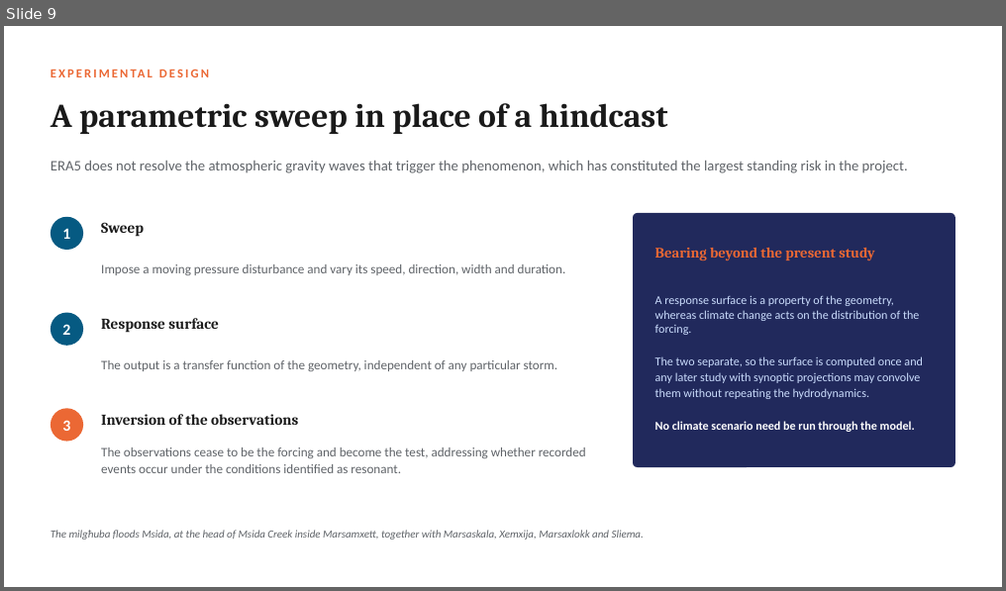
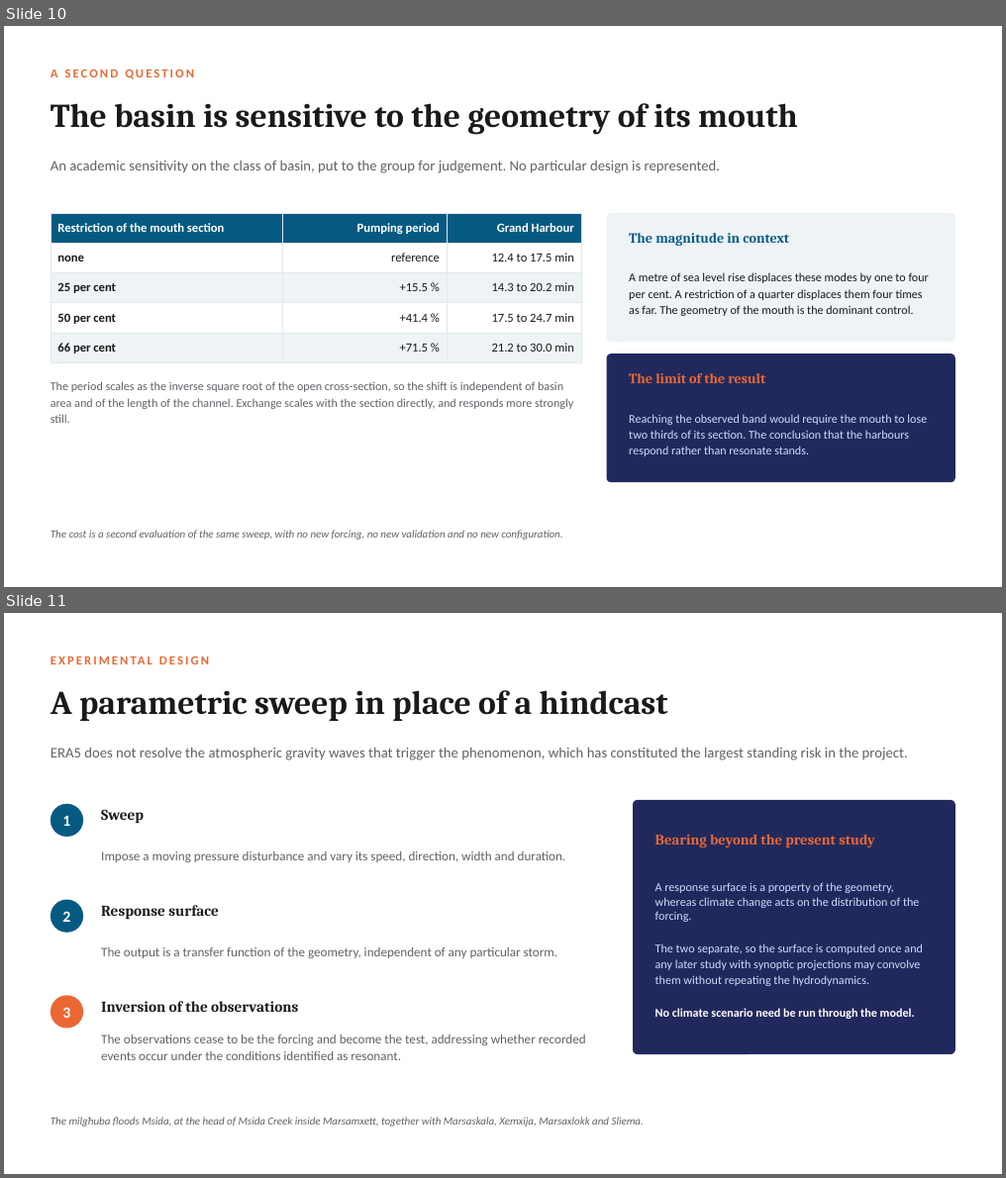
Before and after one commit to cicero-martins/MaltaDT, a slide deck: docs/valletta_model_concept_2026-09-25.pptx. Shown one above the other, each under a label of ours: slide 9 before the commit, slides 10 and 11 after it. The pictures are 1006x591 and 1006x1178 pixels, drawn with LibreOffice and Linux fonts; fonts in the diff are those of the drawing. Boxes give left, top, right and bottom in pixels: in the first picture for what was removed or moved away, otherwise in the second. Text is boxed around its words. In the diff, an @@ line names an element or a change of style, - is before the commit and + after.

```diff
--- a/docs/valletta_model_concept_2026-09-25.pptx
+++ b/docs/valletta_model_concept_2026-09-25.pptx
@@ slide 10 added at (4,26,1002,587), background #FFFFFF @@
@@ text added at (51,69,194,79), 12 pt, text #EB6834, bold @@
+A SECOND QUESTION
@@ text added at (51,103,798,135), 32 pt, text #1A1A1A, bold @@
+The basin is sensitive to the geometry of its mouth
@@ text added at (51,161,720,174), 14 pt, text #5F6368 @@
+An academic sensitivity on the class of basin, put to the group for judgement. No particular design is represented.
@@ table added at (51,213,582,358), 5 rows, 3 columns @@
+Restriction of the mouth section | Pumping period | Grand Harbour
+none | reference | 12.4 to 17.5 min
+25 per cent | +15.5 % | 14.3 to 20.2 min
+50 per cent | +41.4 % | 17.5 to 24.7 min
+66 per cent | +71.5 % | 21.2 to 30.0 min
@@ rounded rectangle added at (607,213,955,342), fill #EEF3F6 @@
@@ text added at (629,233,789,246), 13.5 pt, text #065A82, bold @@
+The magnitude in context
@@ text added at (629,273,929,316), 11.5 pt, text #1A1A1A @@
+A metre of sea level rise displaces these modes by one to four per cent. A restriction of a quarter displaces them four times as far. The geometry of the mouth is the dominant control.
@@ text added at (51,381,573,423), 11.5 pt, text #5F6368 @@
+The period scales as the inverse square root of the open cross-section, so the shift is independent of basin area and of the length of the channel. Exchange scales with the section directly, and responds more strongly still.
@@ rounded rectangle added at (607,354,955,482), fill #21295C @@
@@ text added at (629,373,765,383), 13.5 pt, text #EB6834, bold @@
+The limit of the result
@@ text added at (629,414,927,457), 11.5 pt, text #CADCFC @@
+Reaching the observed band would require the mouth to lose two thirds of its section. The conclusion that the harbours respond rather than resonate stands.
@@ text added at (51,530,562,540), 10.5 pt, text #5F6368, italic @@
+The cost is a second evaluation of the same sweep, with no new forcing, no new validation and no new configuration.
@@ what was slide 9 is now slide 11 @@
```
Also in this commit, not shown: 6 slides changed, 1 other slide added, 1 other file.
